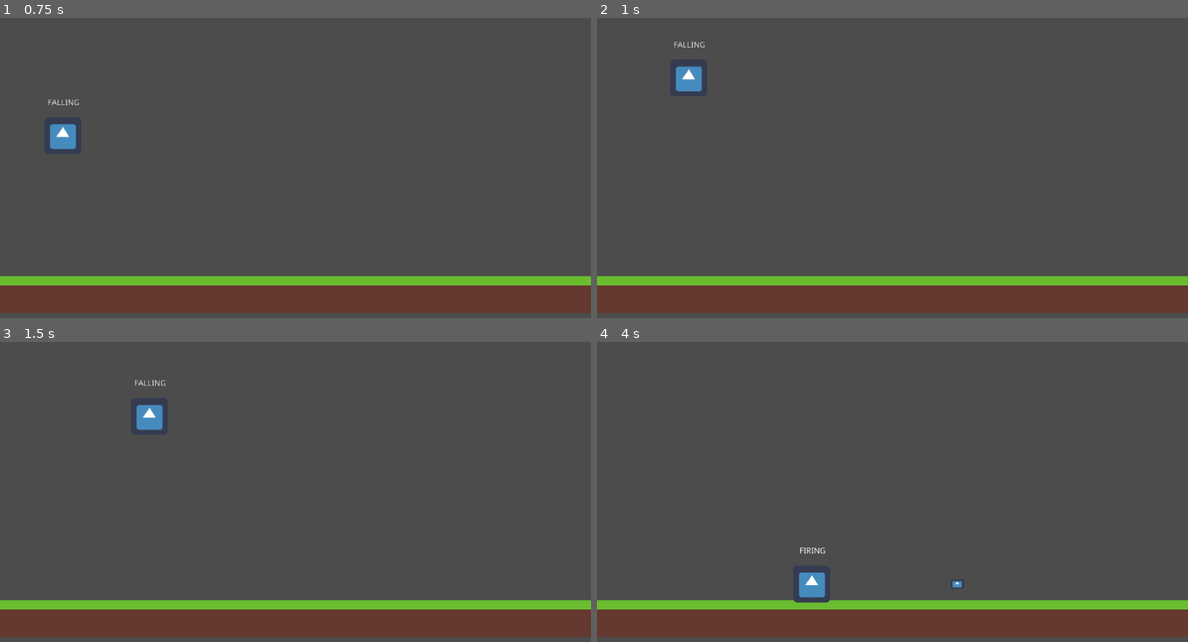
Above: before the commit, frames 1-4 (two rows, left to right).
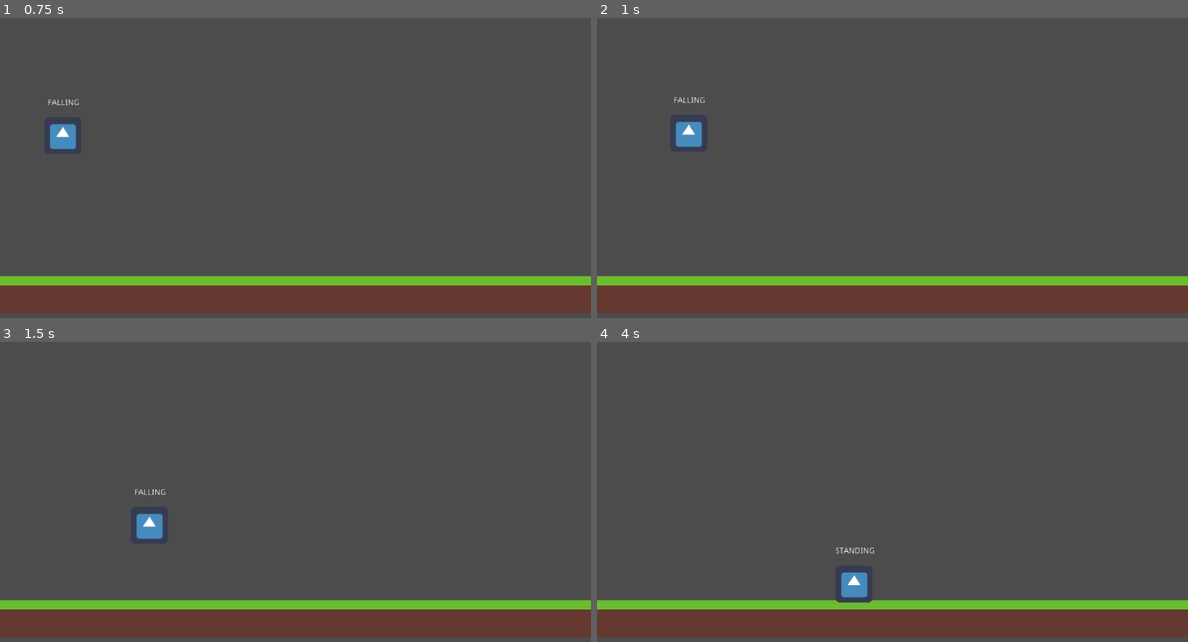
Above: after the commit, the same moments.

Repository: TRushton95/Dashing
Game: Godot game, scene res://World.tscn
The game is run twice, just before and just after one commit, with the same random seed, the same clock (stepped at 60 frames per second) and the same inputs. The engine's default icon, where the game draws it, is replaced by a stand-in: a white triangle on a blue panel in a dark square.
Inputs (mouse positions are in pixels of both pictures, inside the frame that each line leads up to):
- Up to frame 1 (0.75 s): move the mouse to (425, 174) at 0.52 s; hold D (move_right) from 0.53 s (still down); tap Space (jump) at 0.6 s
- Up to frame 2 (1 s): keep holding D (move_right); tap Space (jump) at 0.77 s
- Up to frame 3 (1.5 s): keep holding D (move_right); tap Space (jump) at 1.07 s; move the mouse to (177, 531) at 1.27 s; click (177, 531) at 1.35 s
- Up to frame 4 (4 s): tap Space (jump) at 1.52, 1.55, 1.82, 2.3, 2.85, 3.02, 3.32, 3.77, 3.8 s; move the mouse to (951, 438) at 2.02 s; release D (move_right) at 2.03 s; hold A (move_left) 2.03-2.78 s; tap Shift (sprint) at 2.1 s; move the mouse to (862, 585) at 2.77 s; hold D (move_right) from 2.78 s (still down); move the mouse to (1069, 567) at 3.52 s; click (1069, 567) at 3.6 s

Frame 1 is identical in both runs. In frame 2, 0.9% of the frame differs, in the area x 13-19%, y 7-44%; in frame 3, 0.8%; in frame 4, 1.0%, in the area x 33-62%, y 68-87%.

Commit message:
Add gliding ability

Diff:
--- a/Src/Entities/Player/Player.gd
+++ b/Src/Entities/Player/Player.gd
@@ -4,8 +4,9 @@
 
 enum State { STANDING, FALLING, FIRING }
 
-export var MAX_FALL_SPEED := 500
+const MAX_FALL_SPEED := 500
 const GRAVITY_ACCELERATION := 20
+const GLIDE_SPEED := 50
 const WALK_SPEED := 200
 const RUN_SPEED := 400
 const JUMP_SPEED := -700
@@ -14,12 +15,12 @@
 
 var velocity := Vector2.ZERO
 var direction = Enums.Direction.RIGHT
+var gliding := false
 
 var state_stack = [ State.STANDING ]
 
 
 func _on_FiringAnimTimer_timeout() -> void:
-	print("test")
 	_pop_state()
 
 
@@ -46,13 +47,22 @@
 		State.FALLING:
 			_process_directional_movement()
 
+			if Input.is_action_just_pressed("jump"):
+				gliding = true
+			elif Input.is_action_just_released("jump"):
+				gliding = false
+
 			if is_on_floor():
 				_pop_state()
+				gliding = false
 
 
 func _physics_process(delta: float) -> void:
-	if velocity.y < MAX_FALL_SPEED:
-		velocity.y = velocity.y + GRAVITY_ACCELERATION
+	if gliding:
+		velocity.y = GLIDE_SPEED
+	else:
+		if velocity.y < MAX_FALL_SPEED:
+			velocity.y = velocity.y + GRAVITY_ACCELERATION
 
 	velocity = move_and_slide(velocity, Vector2.UP)
 
